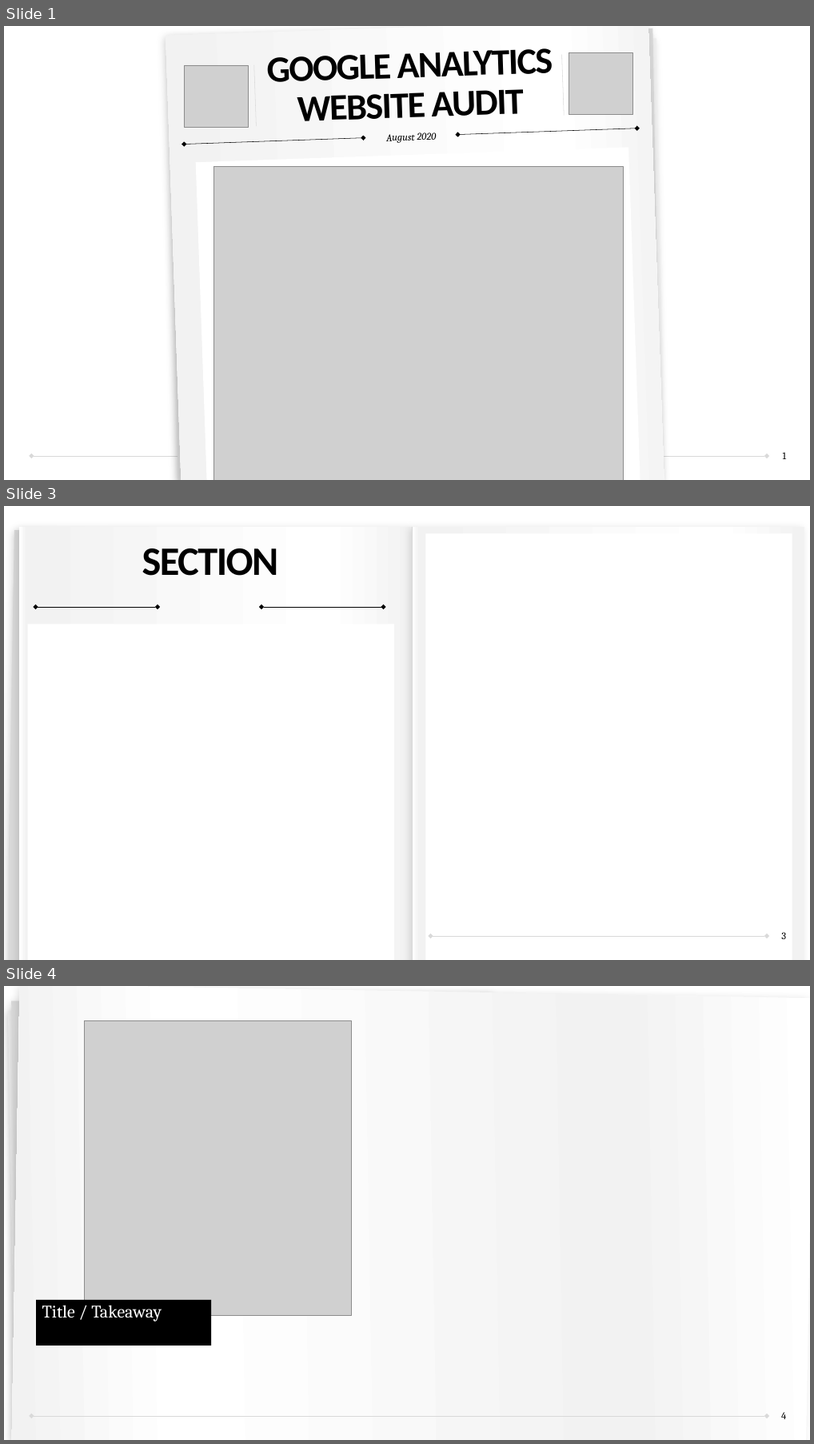
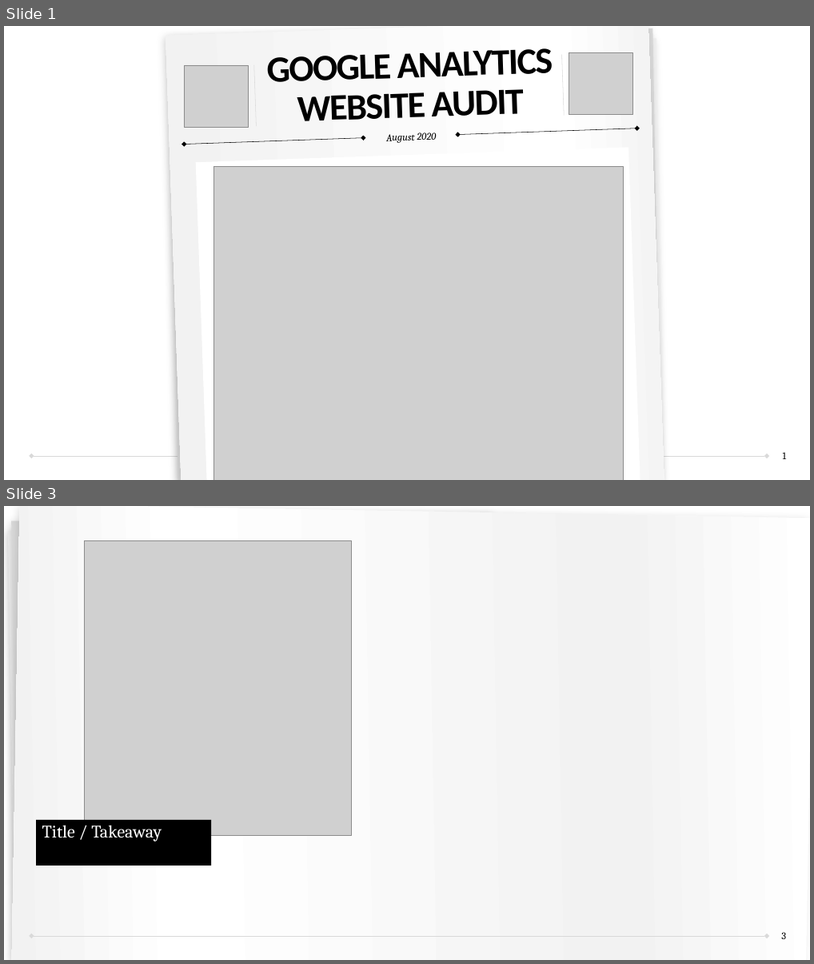
Before and after one commit to sibineejokela/Google_Analytics, a slide deck: Google_Analytics_ZJPhotography.pptx. Shown one above the other, each under a label of ours: slides 1, 3 and 4 before the commit, slides 1 and 3 after it; the slides between them are not shown. The pictures are 814x1444 and 814x964 pixels, drawn with LibreOffice and Linux fonts; fonts in the diff are those of the drawing; grey boxes stand for pictures. Boxes give left, top, right and bottom in pixels: in the first picture for what was removed or moved away, otherwise in the second. Text is boxed around its words. In the diff, an @@ line names an element or a change of style, - is before the commit and + after.

```diff
--- a/Google_Analytics_ZJPhotography.pptx
+++ b/Google_Analytics_ZJPhotography.pptx
@@ slide 3 removed at (4, 506, 810, 960), background #FFFFFF; not listed: 1 template element that a slide beside it also shows @@
@@ group removed at (7, 527, 804, 960): 2 freeform shapes, 2 rectangles, 1 line @@
@@ text removed at (142, 548, 279, 576) @@
-SECTION
@@ rectangle removed at (426, 534, 793, 960) @@
@@ rectangle removed at (27, 624, 394, 960) @@
@@ double arrow removed from (35, 607) to (158, 607) @@
@@ double arrow removed from (262, 607) to (384, 607) @@
@@ double arrow removed from (431, 936) to (767, 936) @@
@@ page number removed at (782, 932, 786, 939) @@
-3
@@ what was slide 4 is now slide 3 @@
@@ page number at (782, 932, 786, 939): text changed @@
-4
+3
```
Also in this commit, not shown: 3 slides added, 1 other slide removed, 6 other files.
